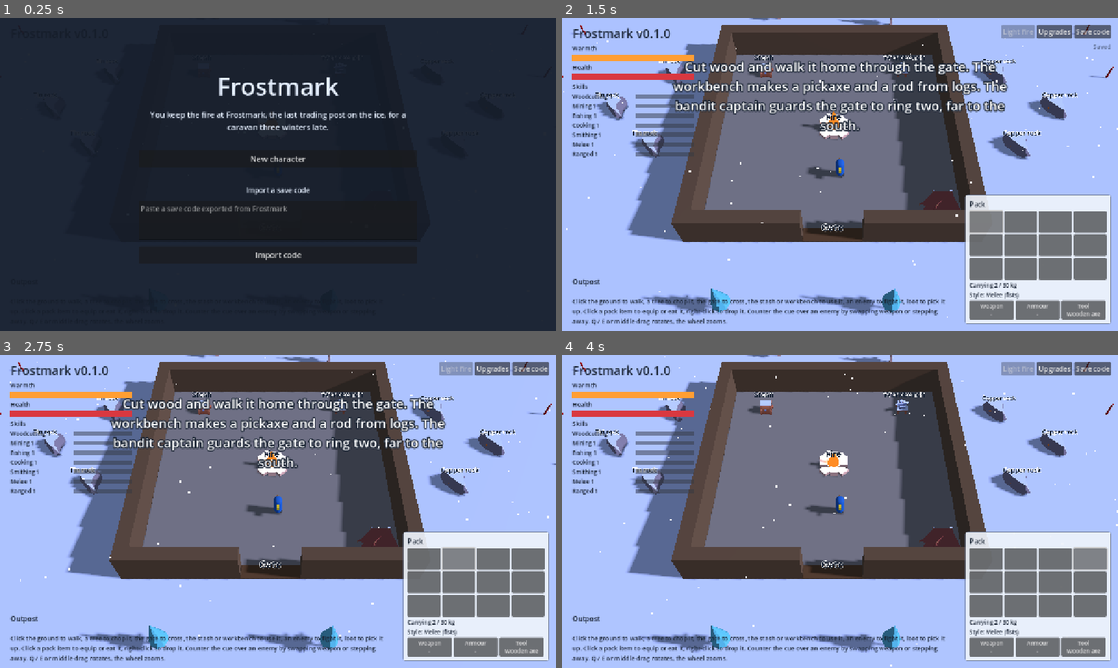
Above: before the commit, frames 1-4 (two rows, left to right).
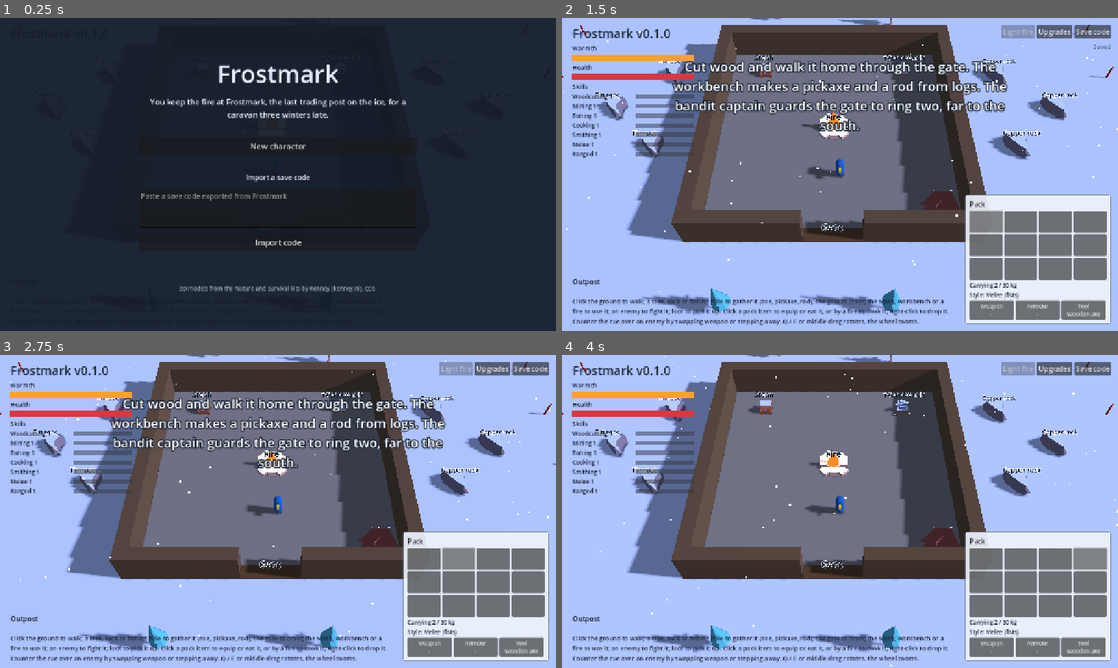
Above: after the commit, the same moments.

Repository: travism26/frostmark
Game: Godot game, scene res://scenes/main.tscn
Same seed, same stepped clock (60 frames per second), same inputs: the game is played once before the commit and once after it.
Inputs (mouse positions are in pixels of both pictures, inside the frame that each line leads up to):
- Up to frame 1 (0.25 s): no input
- Up to frame 2 (1.5 s): click "New character" at 0.5 s; click (984, 221) at 1.27 s
- Up to frame 3 (2.75 s): click (455, 558) at 2.02 s
- Up to frame 4 (4 s): click (1056, 558) at 2.77 s; click (1090, 558) at 3.52 s

The runs differ from the first frame. In frame 1, 3.9% of the frame differs, in the area x 25-73%, y 14-88%; in frame 2, 1.7%; in frame 3, 1.7%; in frame 4, 1.7%.

Commit message:
docs: credit the Kenney kits, document the slice-5 simulation and put the loop in the README

Diff:
--- a/scenes/main.tscn
+++ b/scenes/main.tscn
@@ -94,4 +94,4 @@
 autowrap_mode = 3
 theme_override_font_sizes/font_size = 14
 theme_override_colors/font_color = Color(0.1, 0.14, 0.2, 1)
-text = "Click the ground to walk, a tree to chop it, the gate to cross, the stash or workbench to use it, an enemy to fight it, loot to pick it up. Click a pack item to equip or eat it, right-click to drop it. Counter the cue …(99 unchanged characters)…
+text = "Click the ground to walk; a tree, rock or fishing hole to gather it (axe, pickaxe, rod); the gate to cross; the stash, workbench or a fire to use it; an enemy to fight it; loot to pick it up. Click a pack item to equip or eat it, or by a fire to cook it; right-click to drop it. Counter the cue …(99 unchanged characters)…
--- a/scenes/title_screen.gd
+++ b/scenes/title_screen.gd
@@ -54,10 +54,14 @@
 	_code.placeholder_text = "Paste a save code exported from Frostmark"
 	column.add_child(_code)
 	column.add_child(_button("Import code", _on_import))
+	var credit := _label("3D models from the Nature and Survival kits by Kenney (kenney.nl), CC0.", 13)
+	credit.modulate.a = 0.7
 	_message = _label("", 16)
 	_message.add_theme_color_override("font_color", COLOR_ERROR)
 	_message.autowrap_mode = TextServer.AUTOWRAP_WORD_SMART
 	column.add_child(_message)
+	column.add_child(_spacer(12))
+	column.add_child(credit)
 	refresh()
 
 
--- a/sim/sim.gd
+++ b/sim/sim.gd
@@ -1332,7 +1332,8 @@
 	_save_due = "death"
 
 
-## Nothing makes an axe yet, so a death that took the last one would end woodcutting for good.
+## The workbench makes an axe only from logs, which need an axe, so a death that took the last
+## one would end woodcutting for good.
 ## When no axe is worn, carried or stashed, a spare wooden axe waits by the fire: in the tool
 ## slot when it is empty, else in the pack. Returns the item given, or "" when none was needed.
 func _spare_axe() -> String:
Not shown, changed: README.md
Not shown, changed: docs/assets/CREDITS.md
Not shown, changed: docs/assets/README.md
Not shown, changed: docs/simulation.md
